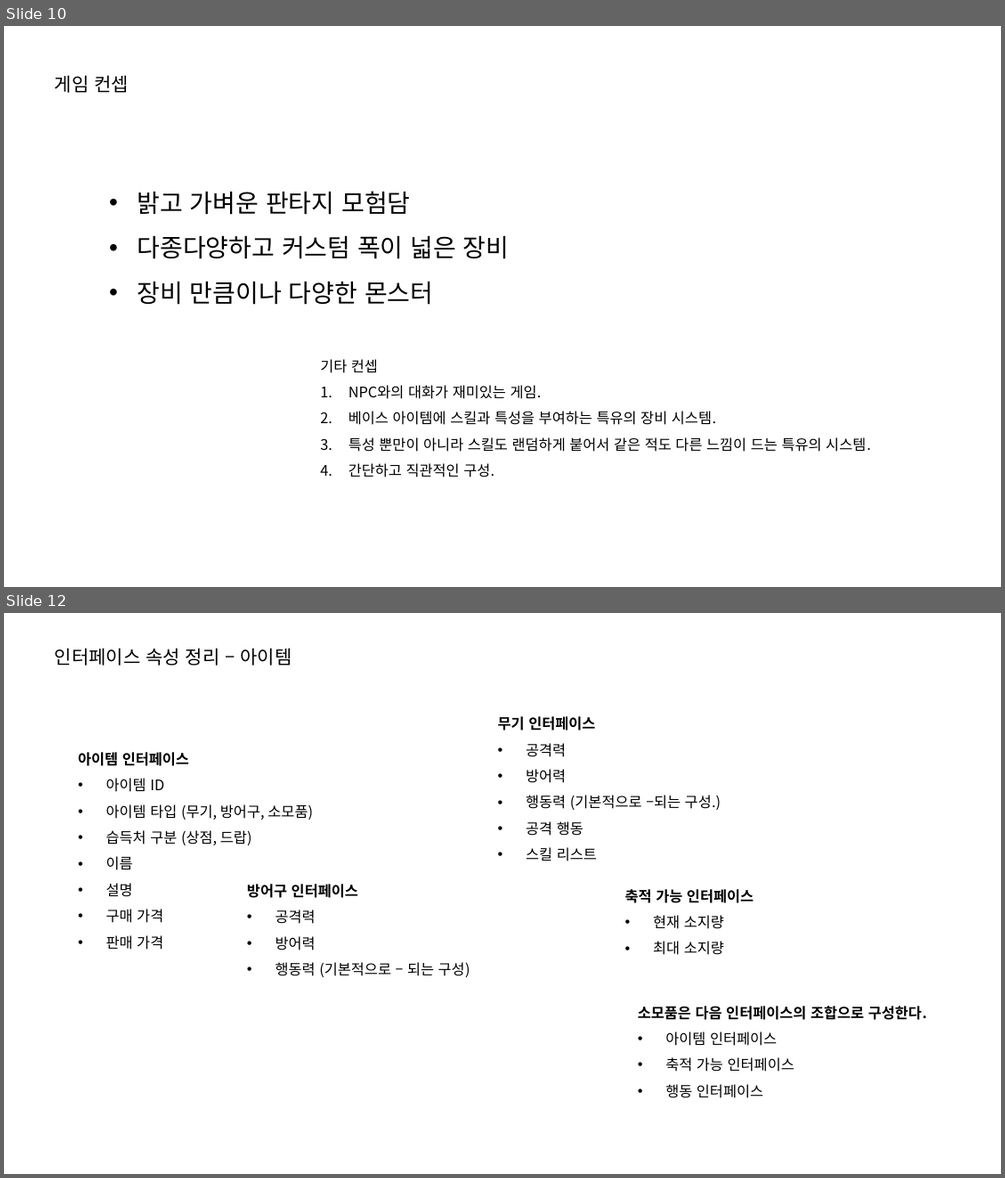
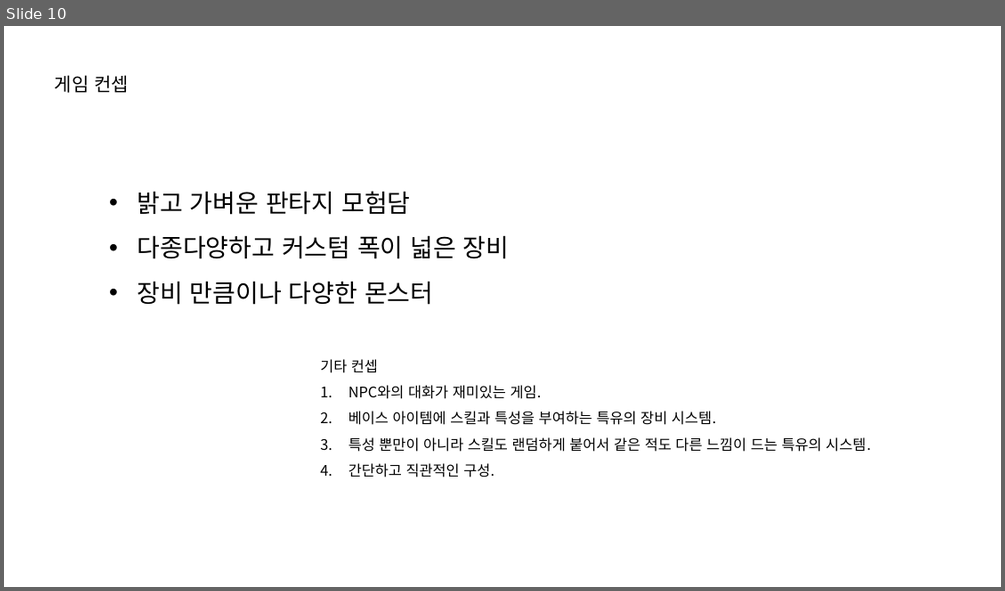
Before and after one commit to lsu0503/TextRPG_TeamProject2nd, a slide deck: Documents/TextRPG_와이어프레임.pptx. Shown one above the other, each under a label of ours: slides 10 and 12 before the commit, slide 10 after it; the slides between them are not shown. The pictures are 1005x1178 and 1005x591 pixels, drawn with LibreOffice and Linux fonts; fonts in the diff are those of the drawing. Boxes give left, top, right and bottom in pixels: in the first picture for what was removed or moved away, otherwise in the second. Text is boxed around its words. In the diff, an @@ line names an element or a change of style, - is before the commit and + after.

```diff
--- a/Documents/TextRPG_와이어프레임.pptx
+++ b/Documents/TextRPG_와이어프레임.pptx
@@ slide 12 removed at (4,613,1001,1174), background #FFFFFF @@
@@ text removed at (55,648,292,666) @@
-인터페이스 속성 정리 – 아이템
@@ text removed at (498,716,720,861) @@
-무기 인터페이스
-• 공격력
-• 방어력
-• 행동력 (기본적으로 –되는 구성.)
-• 공격 행동
-• 스킬 리스트
@@ text removed at (78,752,313,949) @@
-아이템 인터페이스
-• 아이템 ID
-• 아이템 타입 (무기, 방어구, 소모품)
-• 습득처 구분 (상점, 드랍)
-• 이름
-• 설명
-• 구매 가격
-• 판매 가격
@@ text removed at (247,884,470,977) @@
-방어구 인터페이스
-• 공격력
-• 방어력
-• 행동력 (기본적으로 – 되는 구성)
@@ text removed at (625,889,753,955) @@
-축적 가능 인터페이스
-• 현재 소지량
-• 최대 소지량
@@ text removed at (638,1005,927,1098) @@
-소모품은 다음 인터페이스의 조합으로 구성한다.
-• 아이템 인터페이스
-• 축적 가능 인터페이스
-• 행동 인터페이스
```
Also in this commit, not shown: 5 slides changed, 4 other slides removed, 1 other file.
